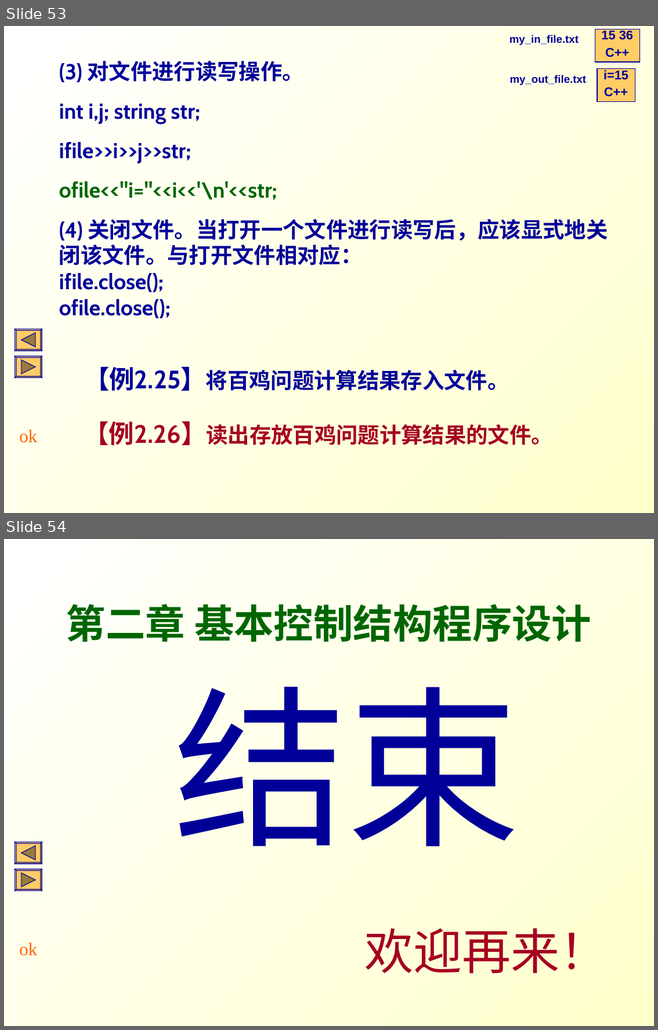
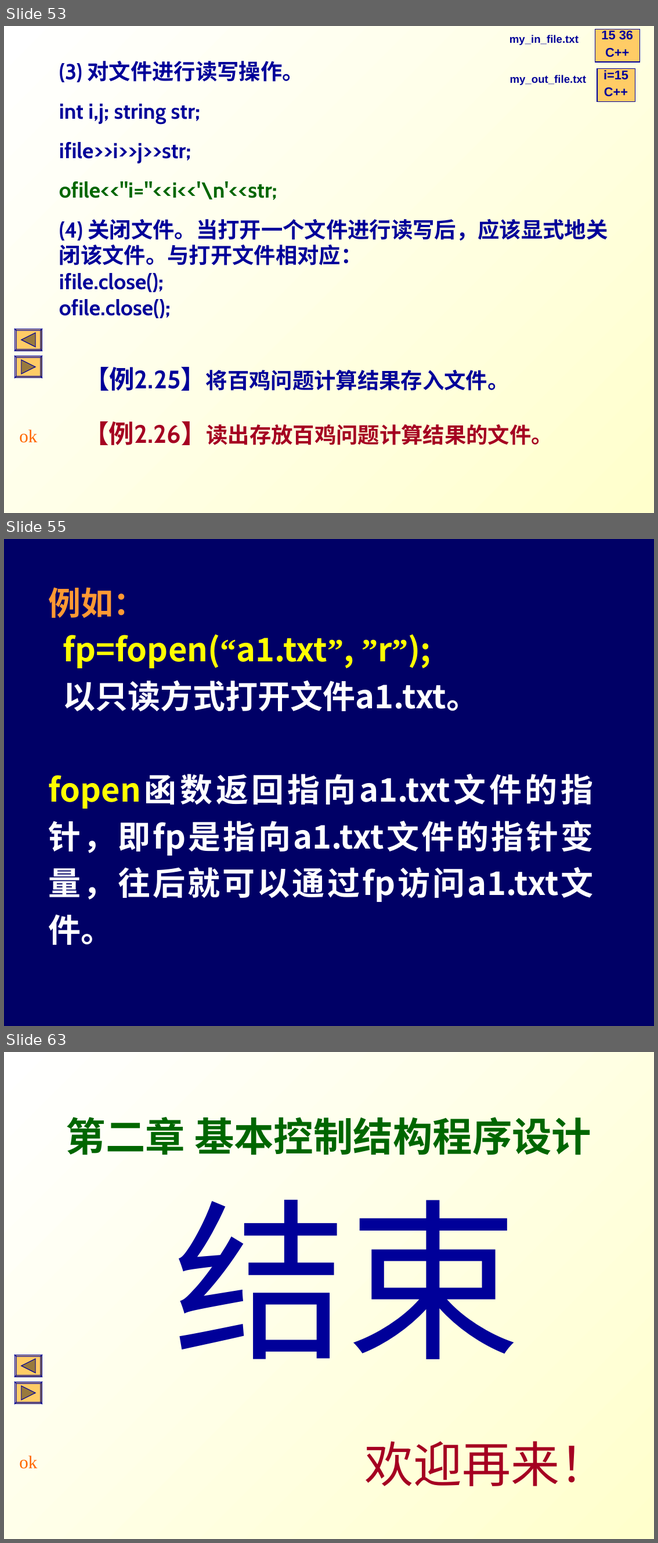
Before and after one commit to Changhe160/Changhe160.github.io, a slide deck: teachingRes/Cplusplus/unit02控制结构.ppt. Shown one above the other, each under a label of ours: slides 53 and 54 before the commit, slides 53, 55 and 63 after it; the slides between them are not shown. The pictures are 658x1030 and 658x1543 pixels, drawn with LibreOffice and Linux fonts; fonts in the diff are those of the drawing. Boxes give left, top, right and bottom in pixels: in the first picture for what was removed or moved away, otherwise in the second. Text is boxed around its words. In the diff, an @@ line names an element or a change of style, - is before the commit and + after.

```diff
--- a/teachingRes/Cplusplus/unit02控制结构.ppt
+++ b/teachingRes/Cplusplus/unit02控制结构.ppt
@@ slide 55 added at (4,539,654,1026), background #000066 @@
@@ text added at (48,587,593,945), 36 pt, text #FFFFFF, bold @@
+例如：
+fp=fopen(“a1.txt”, ”r”);
+以只读方式打开文件a1.txt。
+fopen函数返回指向a1.txt文件的指针，即fp是指向a1.txt文件的指针变量，往后就可以通过fp访问a1.txt文件。
@@ what was slide 54 is now slide 63 @@
```
Also in this commit, not shown: 8 other slides added, 1 other file.
